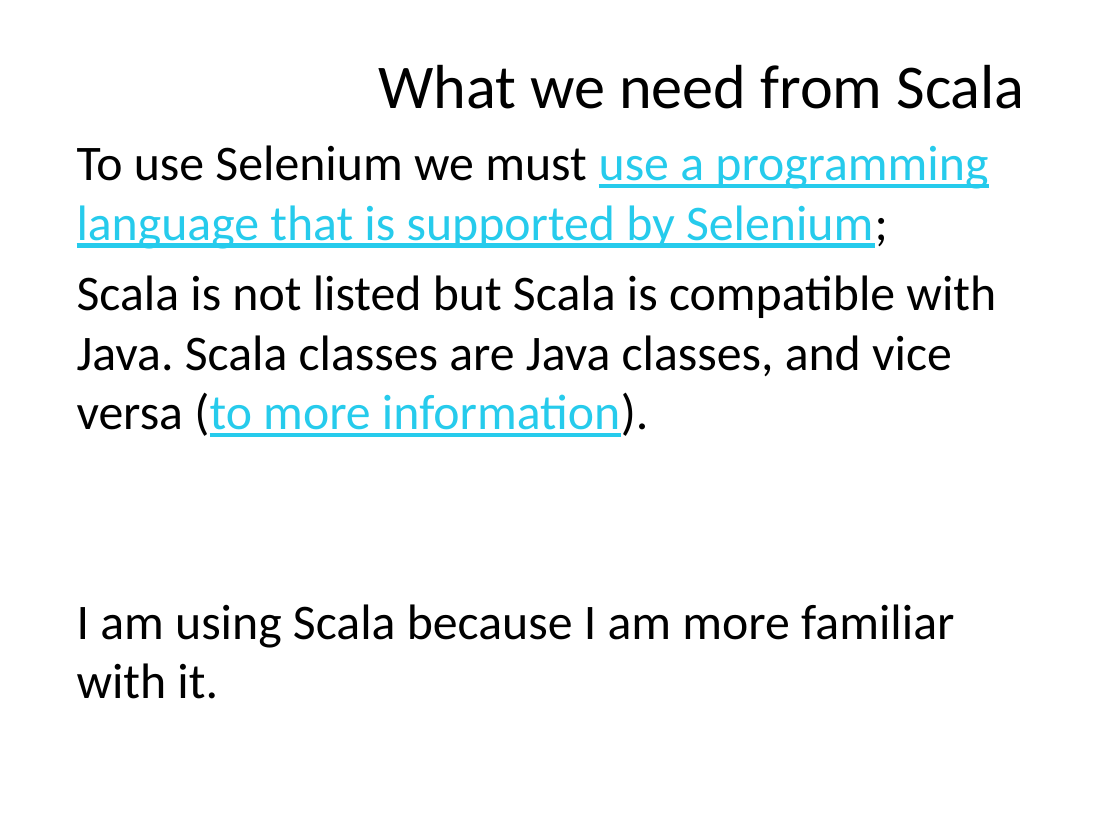
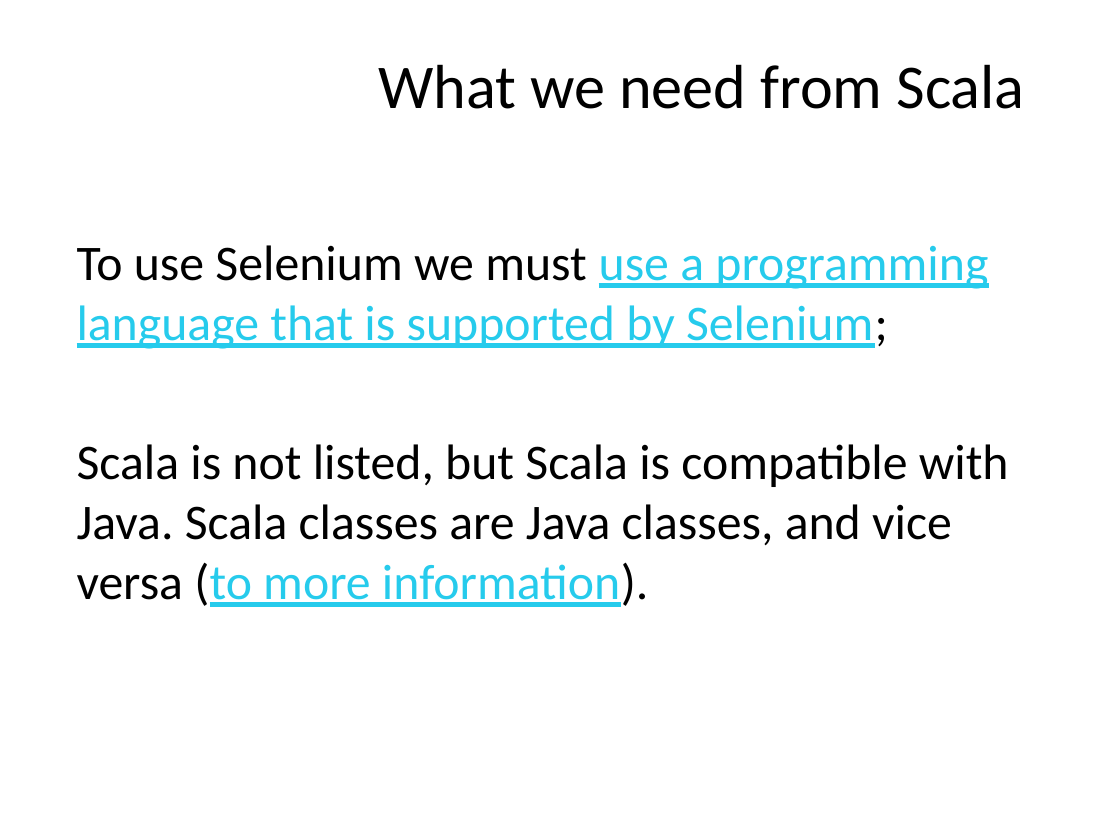
Before and after one commit to kristapsmelderis/tapost-2015-accessibility, a slide deck: slide 10 of tapost-2015-accessibility.pptx. Drawn at 1120x840 pixels with LibreOffice and Linux fonts; fonts in the diff are those of the drawing; background and template pictures are left out. Boxes give left, top, right and bottom in pixels: in the first picture for what was removed or moved away, otherwise in the second. Text is boxed around its words. In the diff, an @@ line names an element or a change of style, - is before the commit and + after.

```diff
--- a/tapost-2015-accessibility.pptx
+++ b/tapost-2015-accessibility.pptx
@@ text at (77, 444, 1009, 607): text changed @@
-Scala is not listed but Scala is compatible with Java. Scala classes are Java classes, and vice versa (to more information).
-I am using Scala because I am more familiar with it.
+Scala is not listed, but Scala is compatible with Java. Scala classes are Java classes, and vice versa (to more information).
```
Also in this commit, not shown: 7 other slides changed, 7 slides added, 11 other files.
